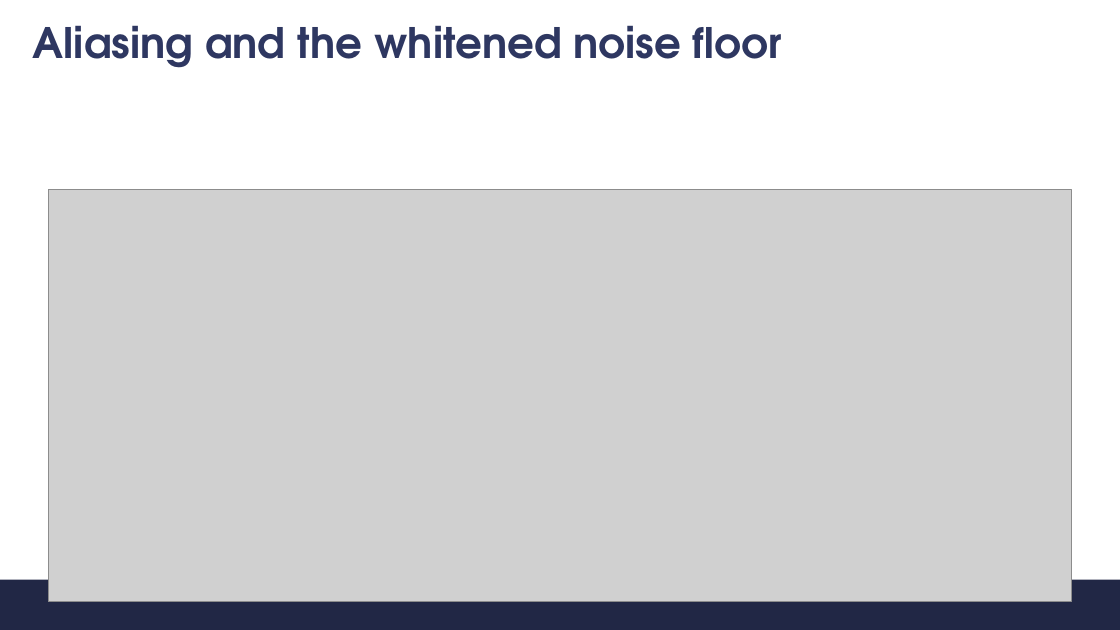
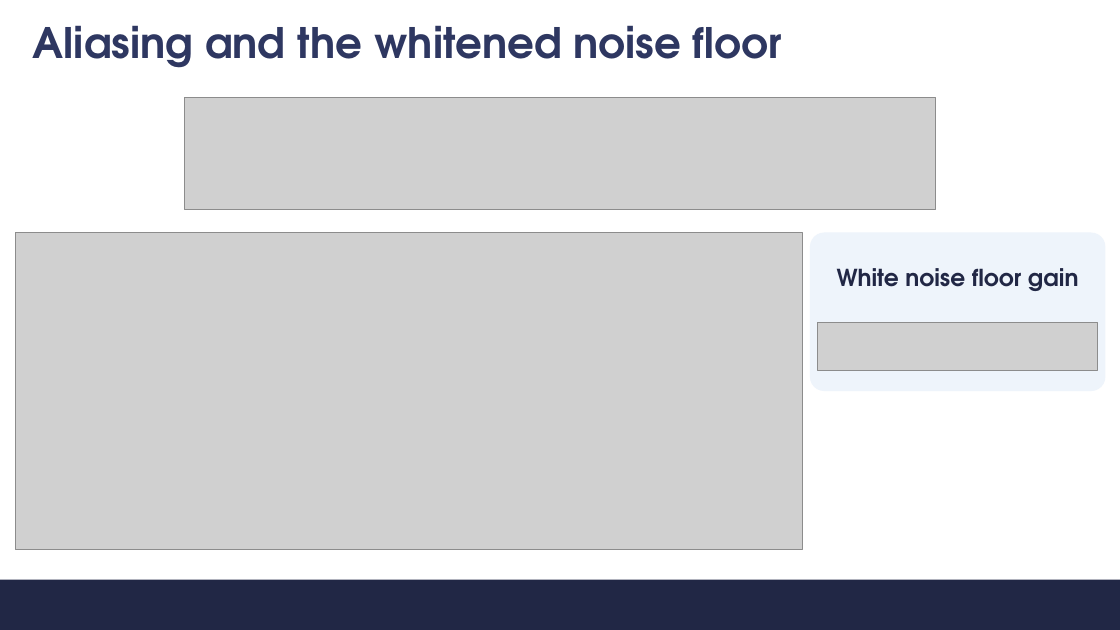
Before and after one commit to s347960/Presentazione, a slide deck: slide 8 of Discussione.pptx. Drawn at 1120x630 pixels with LibreOffice and Linux fonts; fonts in the diff are those of the drawing; grey boxes stand for pictures; background and template pictures are left out. Boxes give left, top, right and bottom in pixels: in the first picture for what was removed or moved away, otherwise in the second. Text is boxed around its words. In the diff, an @@ line names an element or a change of style, - is before the commit and + after.

```diff
--- a/Discussione.pptx
+++ b/Discussione.pptx
@@ picture added at (184,97,935,210) @@
@@ picture: place and size @@
-picture at (49,190,1072,602)
+picture at (15,233,802,550)
@@ rounded rectangle added at (810,233,1106,392), fill #EEF4FB @@
@@ text added at (837,268,1079,291), 20 pt, text #212745, bold @@
+White noise floor gain
@@ picture added at (818,323,1097,371) @@
```
Also in this commit, not shown: 4 other slides changed, 5 other files.
